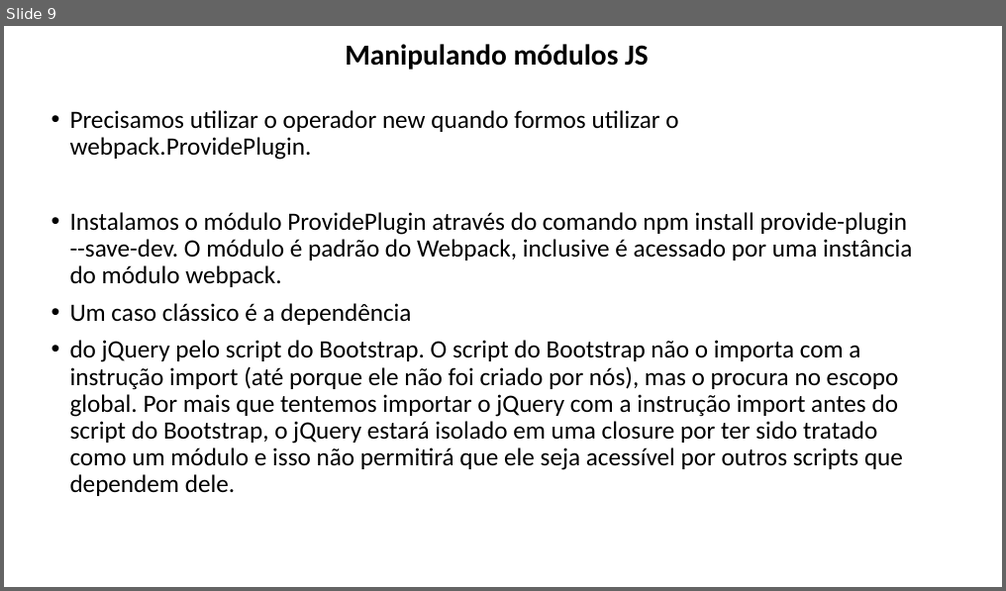
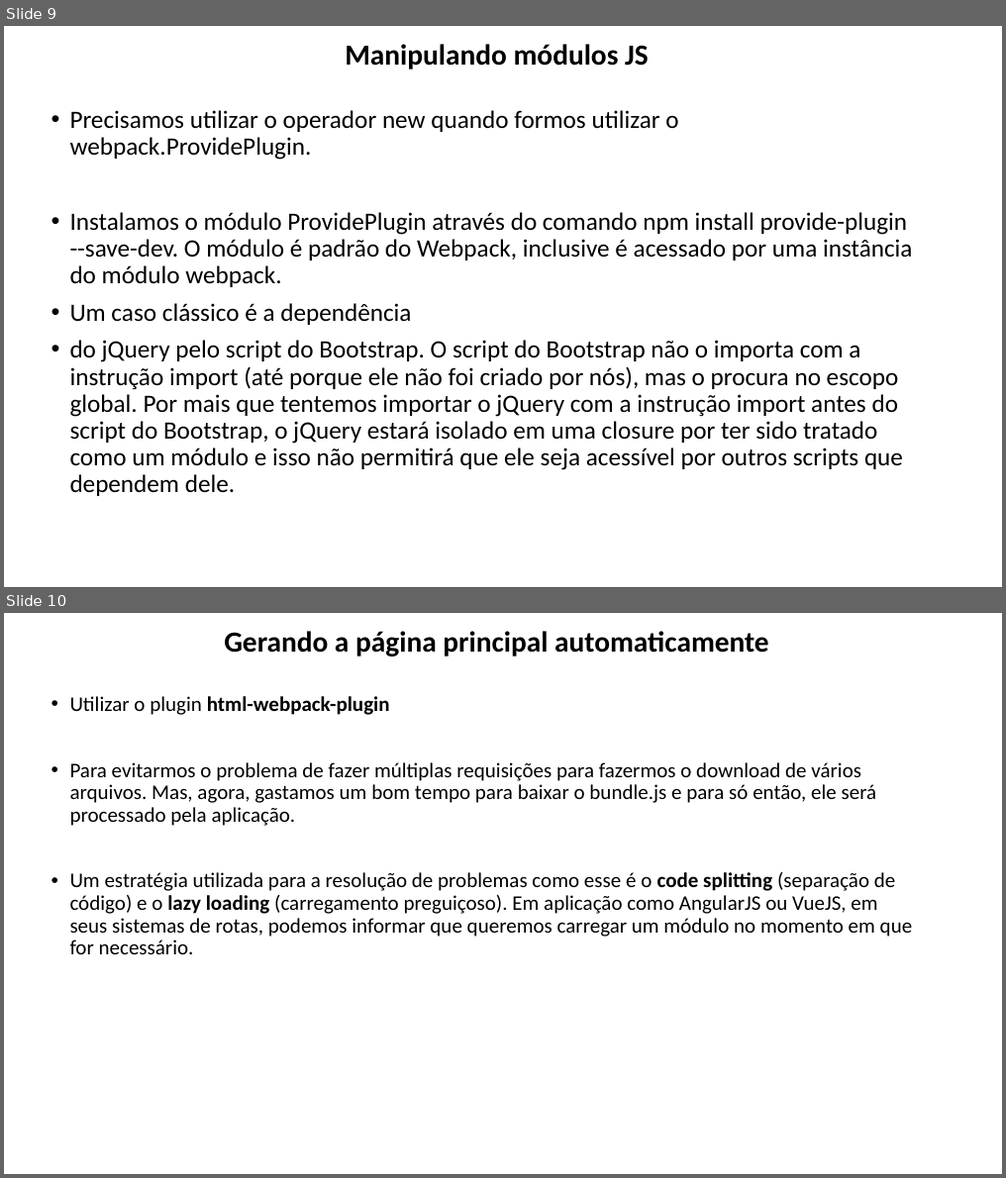
Before and after one commit to lacsousa/webpack, a slide deck: docs/Webpack-resumo.pptx. Shown one above the other, each under a label of ours: slide 9 before the commit, slides 9 and 10 after it. The pictures are 1006x591 and 1006x1178 pixels, drawn with LibreOffice and Linux fonts; fonts in the diff are those of the drawing. Boxes give left, top, right and bottom in pixels: in the first picture for what was removed or moved away, otherwise in the second. Text is boxed around its words. In the diff, an @@ line names an element or a change of style, - is before the commit and + after.

Commit message:
Ponto intermediário. Resolver problemas. Projeto com erro de execução

```diff
--- a/docs/Webpack-resumo.pptx
+++ b/docs/Webpack-resumo.pptx
@@ slide 10 added at [4, 613, 1002, 1174], background #FFFFFF @@
@@ title added at [224, 631, 769, 657], 28 pt, text #000000, bold @@
+Gerando a página principal automaticamente
@@ text added at [70, 696, 913, 955], 20 pt, text #000000 @@
+• Utilizar o plugin html-webpack-plugin
+• Para evitarmos o problema de fazer múltiplas requisições para fazermos o download de vários arquivos. Mas, agora, gastamos um bom tempo para baixar o bundle.js e para só então, ele será processado pela aplicação.
+• Um estratégia utilizada para a resolução de problemas como esse é o code splitting (separação de código) e o lazy loading (carregamento preguiçoso). Em aplicação como AngularJS ou VueJS, em seus sistemas de rotas, podemos informar que queremos carregar um módulo no momento em que for necessário.
```
Also in this commit, not shown: 15 other files.
